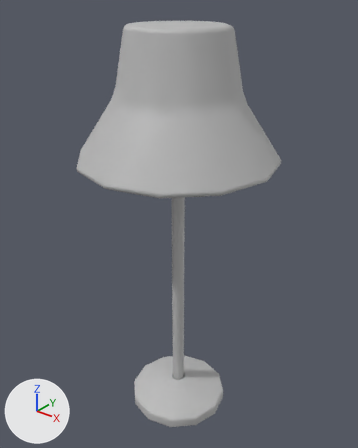
The FBX model Assets/Models/Objects/ShrinkingObjects/Chandelier2_EDT.fbx: old version first, new version second.
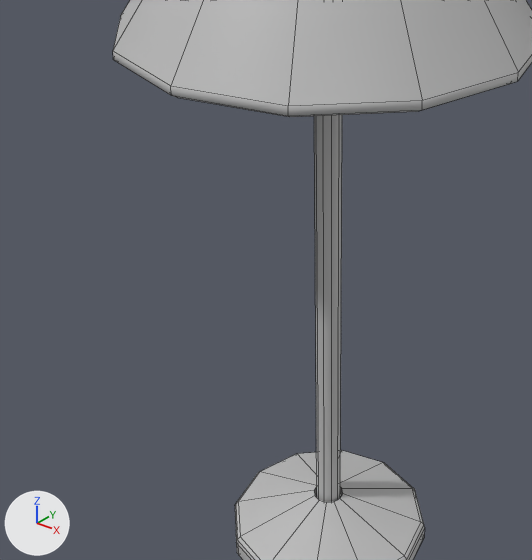
Each version is shown whole from a 50 mm camera at (0.0601, -0.0748, 0.0944) aimed at (-0.0009, 0.0014, 0.0472), then close up on the part from 7% to 77% of the width and 32% to 91% of the height. Every picture has the same lights, and +X, +Y and +Z are marked at lower left. The close-ups show mesh edges as thin lines.

The first close-up shows 'ch', 'chStand', 'chUpper'.
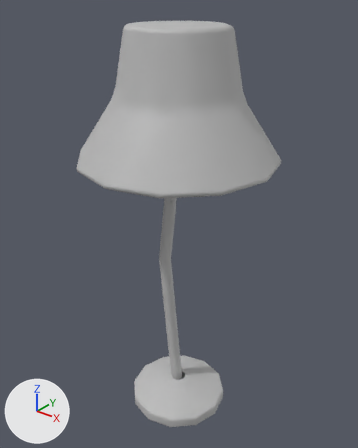
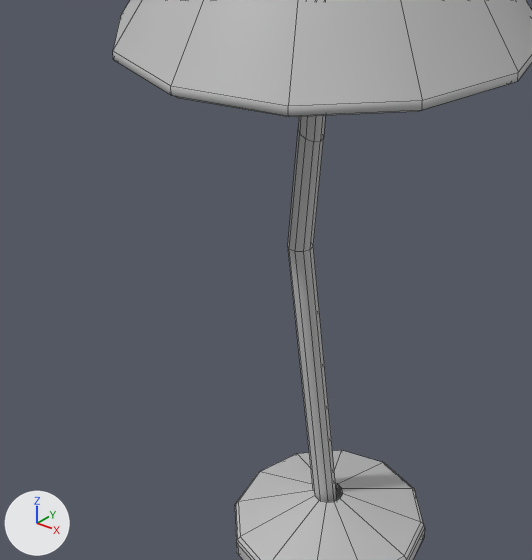
The newer file adds a shape key; the second version is drawn at full value of the shape key 'chStand1' of 'chStand', and the change is written as the vertex moves it makes.

What differs and where, as boxes [x1, y1, x2, y2] in the close-ups (532 x 560 px):
'chStand', reshaped (72% wider)
    before: [314, 115, 342, 502]
    after: [288, 116, 337, 502]

What the commit changed:
me_mesh_001 is used by ob_chstand; parent ob_chandelier2; location (0.0, 0.0, 0.0).
me_mesh_001 had 20 vertices, 10 faces and spanned x -0.14..0.14, y 0.0..7.6, z -0.13..0.13.
me_mesh_001 now has 40 vertices, 30 faces and spans x -0.52..0.14, y 0.0..7.6, z -0.13..0.13.
Part 1, on me_mesh_001:
10 faces are deleted.
10 vertices are added at x -0.34..-0.1, y 5.1..5.23, z -0.13..0.13.
5 new vertices lie (-0.38, 3.8, 0.0) away from vertices in x -0.14..0.11, y 0.0, z -0.13..0.13.
5 new vertices lie (-0.39, 3.8, 0.0) away from vertices in x -0.11..0.14, y 0.0, z -0.13..0.13.
30 new faces join them.
